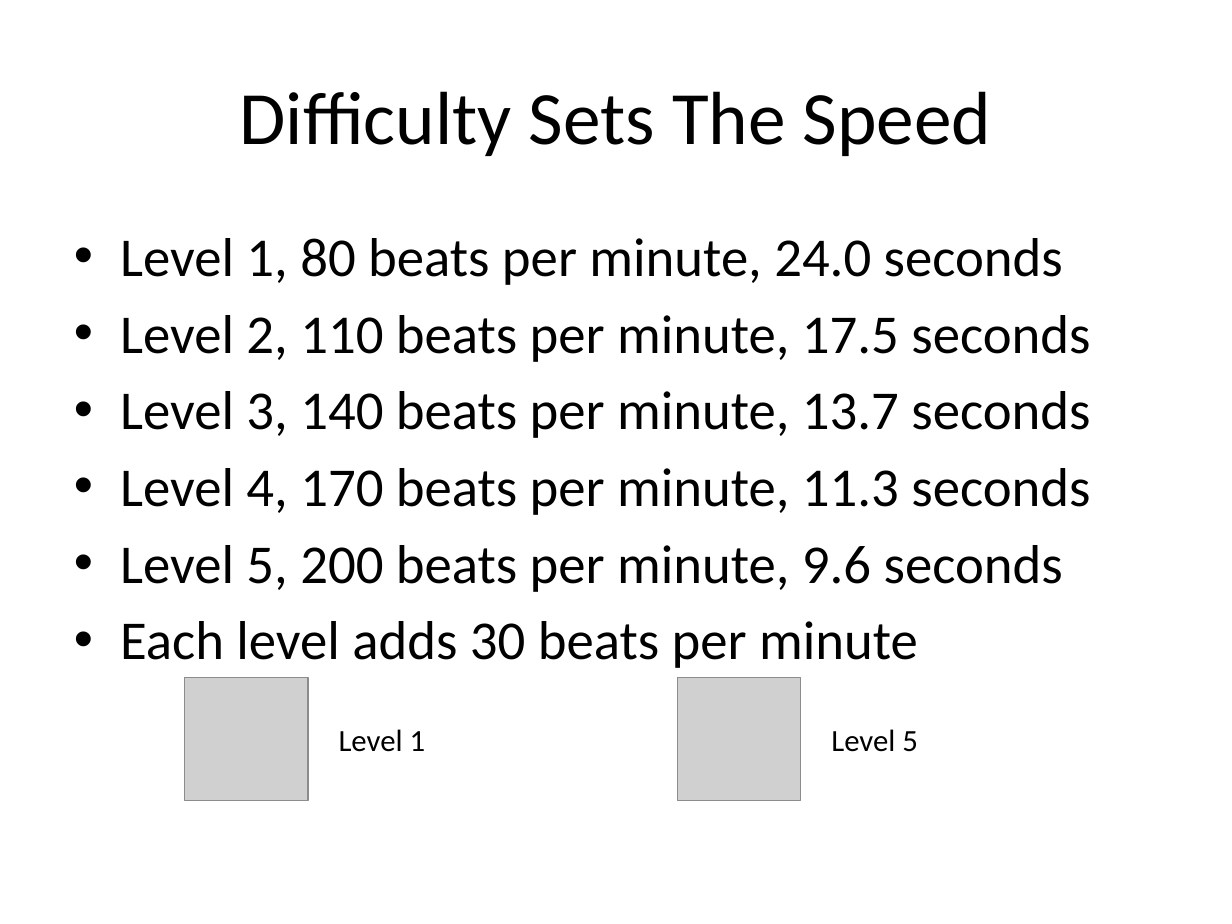
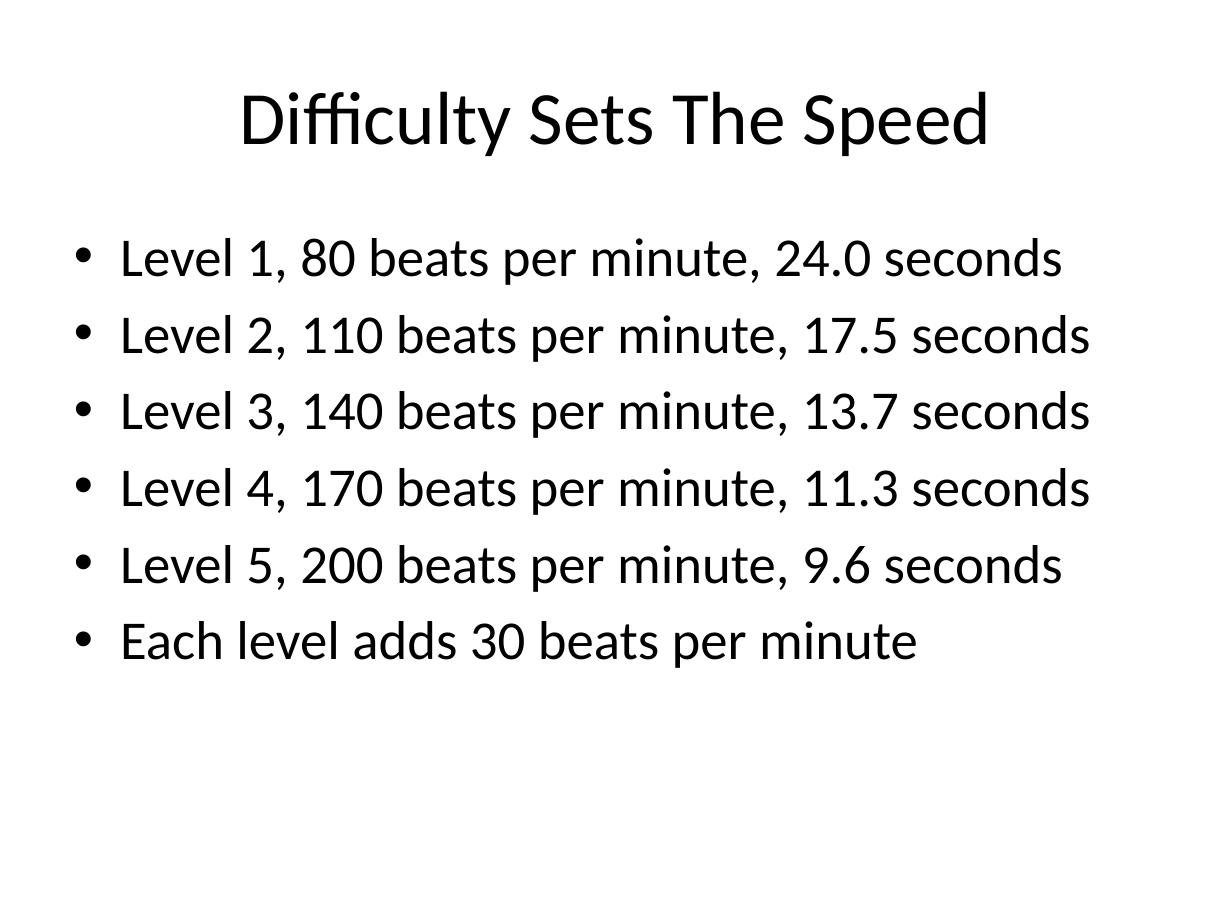
Before and after one commit to SUMMERxKx/musicGenerator, a slide deck: slide 9 of Presentation.pptx. Drawn at 1232x924 pixels with LibreOffice and Linux fonts; fonts in the diff are those of the drawing; grey boxes stand for pictures. Boxes give left, top, right and bottom in pixels: in the first picture for what was removed or moved away, otherwise in the second. Text is boxed around its words. In the diff, an @@ line names an element or a change of style, - is before the commit and + after.

Commit message:
Take the embedded audio back out of the deck
Reverted to the version before the clips were added. The rendered WAV
files stay in output/audio so they can be inserted by hand.

```diff
--- a/Presentation.pptx
+++ b/Presentation.pptx
@@ picture removed at bbox=[185, 678, 308, 801] @@
@@ picture removed at bbox=[678, 678, 801, 801] @@
@@ text removed at bbox=[339, 729, 426, 752] @@
-Level 1
@@ text removed at bbox=[831, 729, 918, 752] @@
-Level 5
```
